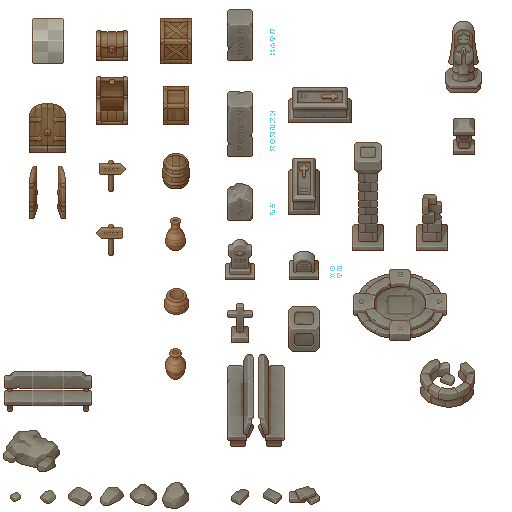
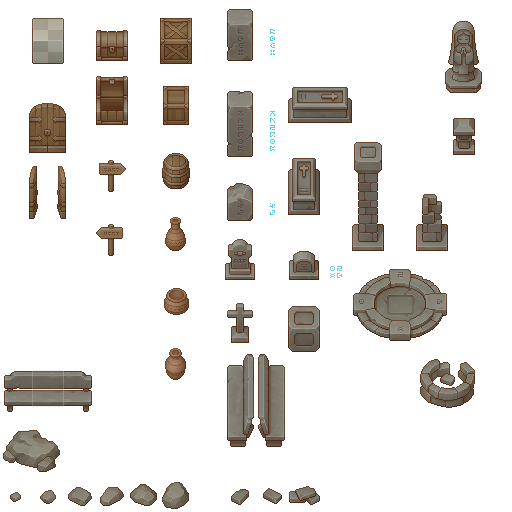
Two versions of the same layered image (512x512). Layer-by-layer changes:
painted on "Sichtbar #1" over [235, 376, 250, 423]
